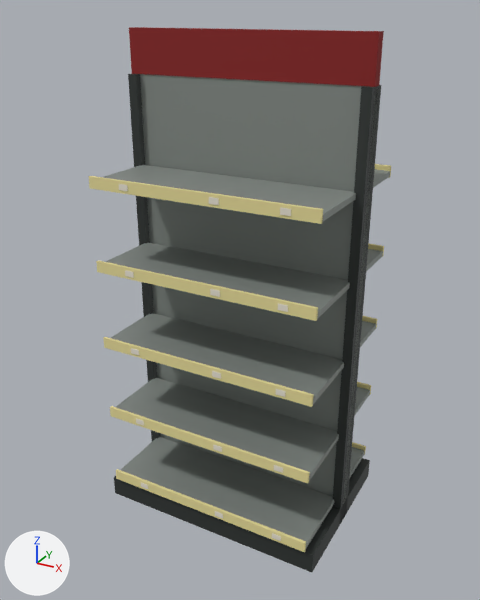
Before and after pictures for a commit that changed the glTF model public/models/ke_hang.glb.
The view is the same before and after, from a camera (50 mm lens) standing at (1.58, -2.93, 2.71) and looking at (-0.01, -0.03, 1.26). Arrows for +X, +Y and +Z are at lower left; the lights stay in place. The first picture is the older version. Vertices at exactly the same position are counted once.

The first picture shows 'ke_hang'.
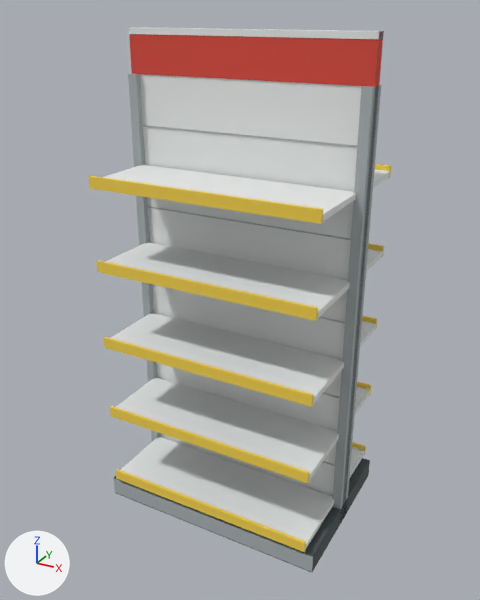
Pixel boxes (x1, y1, x2, y2) of what changed, in the pictures (480 x 600 px):
part 1 of me_ke_hang, added: after (113, 479, 313, 572)
part 2 of me_ke_hang, added: after (147, 206, 351, 240)
part 3 of me_ke_hang, added: after (143, 125, 357, 147)
part 4 of me_ke_hang, added: after (129, 27, 384, 39)
part 5 of me_ke_hang, deleted: before (119, 184, 291, 541)
part 6 of me_ke_hang, recoloured: (114, 74, 381, 572) in both
part 7 of me_ke_hang, recoloured (lighter): (103, 74, 390, 550) in both
part 8 of me_ke_hang, recoloured: (89, 164, 391, 552) in both
part 9 of me_ke_hang, recoloured (lighter): (129, 31, 383, 87) in both

Edits to the bpy script that builds the scene:
```text
Add mat_bang_mau:
    mat_bang_mau = bpy.data.materials.new('bang_mau')
    mat_bang_mau.use_nodes = True; mat_bang_mau.node_tree.nodes.clear()
    _N = mat_bang_mau.node_tree.nodes; _L = mat_bang_mau.node_tree.links
    n0 = _N.new('ShaderNodeBsdfPrincipled'); n0.name = 'Principled BSDF'
    n0.inputs[2].default_value = 0.8  # 'Roughness'
    n1 = _N.new('ShaderNodeOutputMaterial'); n1.name = 'Material Output'
    n2 = _N.new('ShaderNodeVertexColor'); n2.name = 'Color Attribute'
    _L.new(n0.outputs[0], n1.inputs[0])  # 'BSDF' to 'Surface'
    _L.new(n2.outputs[0], n0.inputs[0])  # 'Color' to 'Base Color'
Change me_ke_hang:
    used by ob_ke_hang; location = (0.0, 0.0, 0.0)
    remove me_ke_hang.from_pydata(...)  # 440 vertices, 660 faces; spans x -0.65..0.65, y -0.48..0.48, z 0.0..2.62
    remove me_ke_hang.materials.append(mat_giay_trang)  # pale yellow #e9e4d4
    add me_ke_hang.from_pydata(...)  # 304 vertices, 456 faces; spans x -0.65..0.65, y -0.47..0.47, z 0.0..2.62
    me_ke_hang part 1: a new loose piece, a box spanning x -0.65..0.65, y -0.455..-0.445, z 0.01..0.11, in mat_bang_mau
    me_ke_hang part 2: a new loose piece, a box spanning x -0.6..0.6, y -0.0295..-0.0255, z 1.697..1.703, in mat_bang_mau
    me_ke_hang part 3: a new loose piece, a box spanning x -0.6..0.6, y -0.0295..-0.0255, z 2.137..2.143, in mat_bang_mau
    me_ke_hang part 4: a new loose piece, a box spanning x -0.65..0.65, y -0.032..0.032, z 2.59..2.62, in mat_bang_mau
    me_ke_hang part 5: 30 loose pieces with 240 vertices, spanning x -0.43..0.47, y -0.48..0.48, z 0.16..1.94, are deleted
    me_ke_hang part 6: 36 faces spanning x -0.65..0.65, y -0.45..0.45, z 0.0..2.4 switch from mat_thep_toi (dark grey #3b403e) to mat_bang_mau
    me_ke_hang part 7: 132 faces spanning x -0.65..0.65, y -0.46..0.46, z 0.12..2.4 switch from mat_thep_son (grey #8d948f) to mat_bang_mau
    me_ke_hang part 8: 120 faces spanning x -0.61..0.61, y -0.47..0.47, z 0.14..1.96 switch from mat_tem_gia (beige #e8dc9a) to mat_bang_mau
    me_ke_hang part 9: 12 faces spanning x -0.65..0.65, y -0.03..0.03, z 2.4..2.62 switch from mat_do_thuong_hieu (red #8a1d1d) to mat_bang_mau
    other edits to the shape of me_ke_hang do not show in these pictures
```
